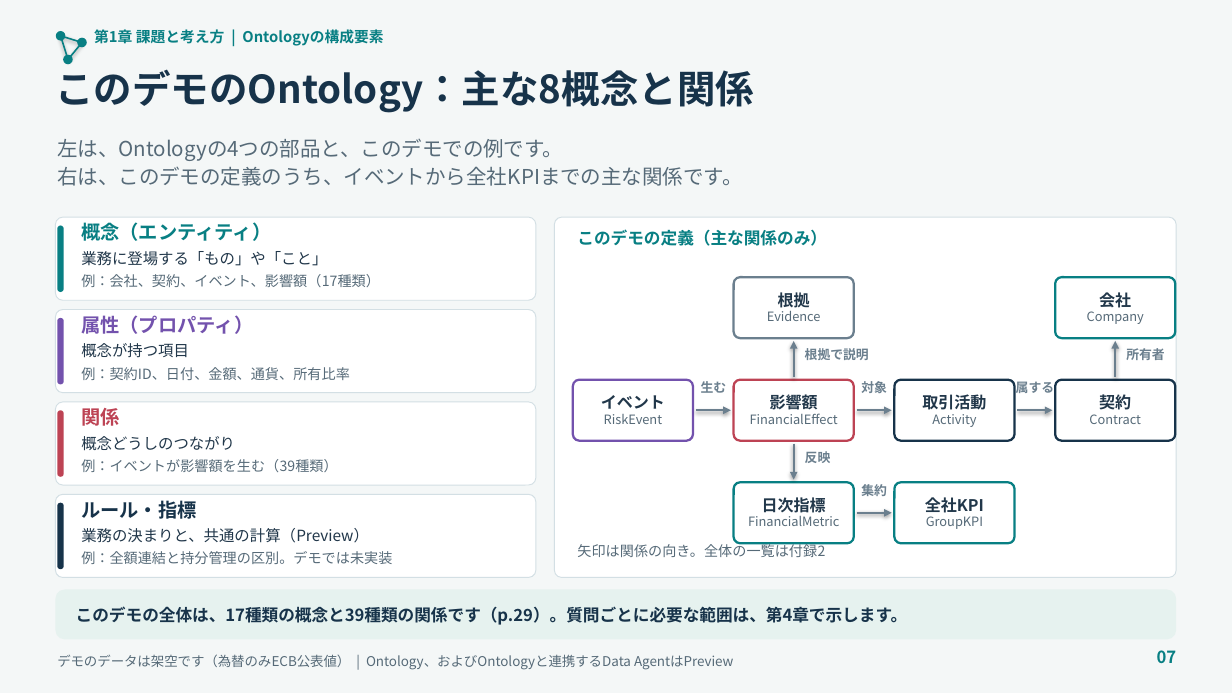
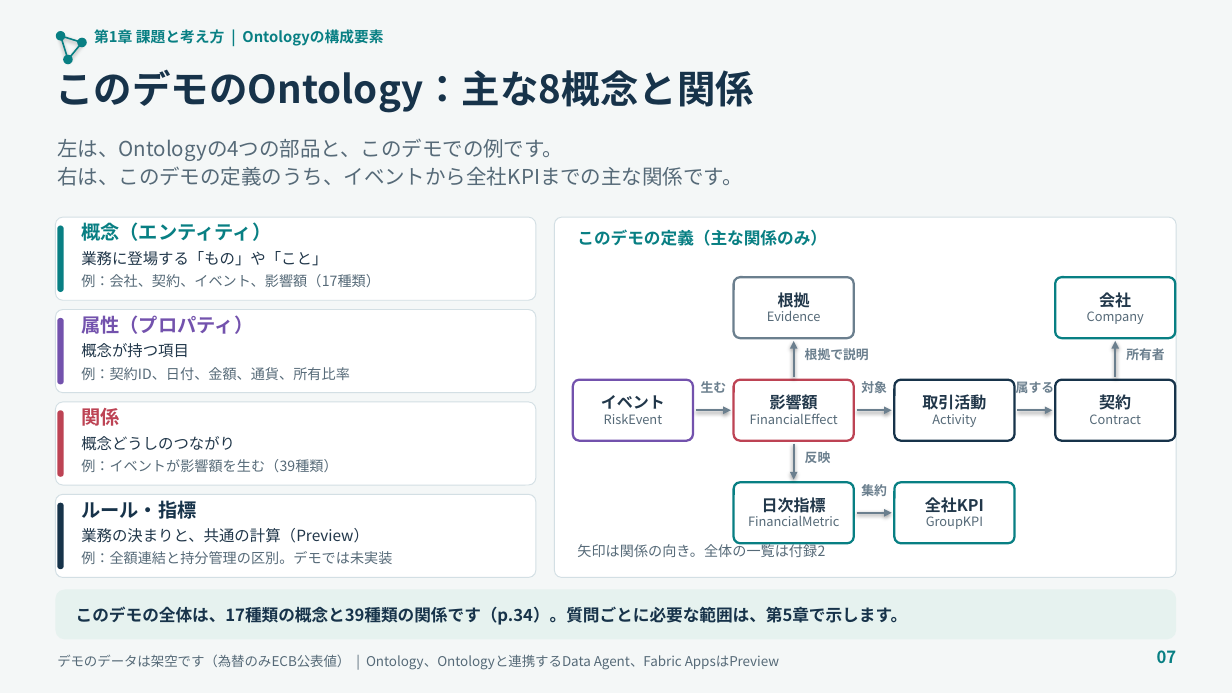
Before and after one commit to c-nova/FabricOntology_Trading, a slide deck: slide 7 of decks/TradingOntology_Customer_Deck_JA.pptx. Drawn at 1232x693 pixels with LibreOffice and Linux fonts; fonts in the diff are those of the drawing. Boxes give left, top, right and bottom in pixels: in the first picture for what was removed or moved away, otherwise in the second. Text is boxed around its words. In the diff, an @@ line names an element or a change of style, - is before the commit and + after.

```diff
--- a/decks/TradingOntology_Customer_Deck_JA.pptx
+++ b/decks/TradingOntology_Customer_Deck_JA.pptx
@@ text at [76,606,907,625]: text changed @@
-このデモの全体は、17種類の概念と39種類の関係です（p.29）。質問ごとに必要な範囲は、第4章で示します。
+このデモの全体は、17種類の概念と39種類の関係です（p.34）。質問ごとに必要な範囲は、第5章で示します。
@@ text at [57,654,779,670]: text changed @@
-デモのデータは架空です（為替のみECB公表値） | Ontology、およびOntologyと連携するData AgentはPreview
+デモのデータは架空です（為替のみECB公表値） | Ontology、Ontologyと連携するData Agent、Fabric AppsはPreview
```
Also in this commit, not shown: 27 other slides changed, 5 slides added, 10 other files.
